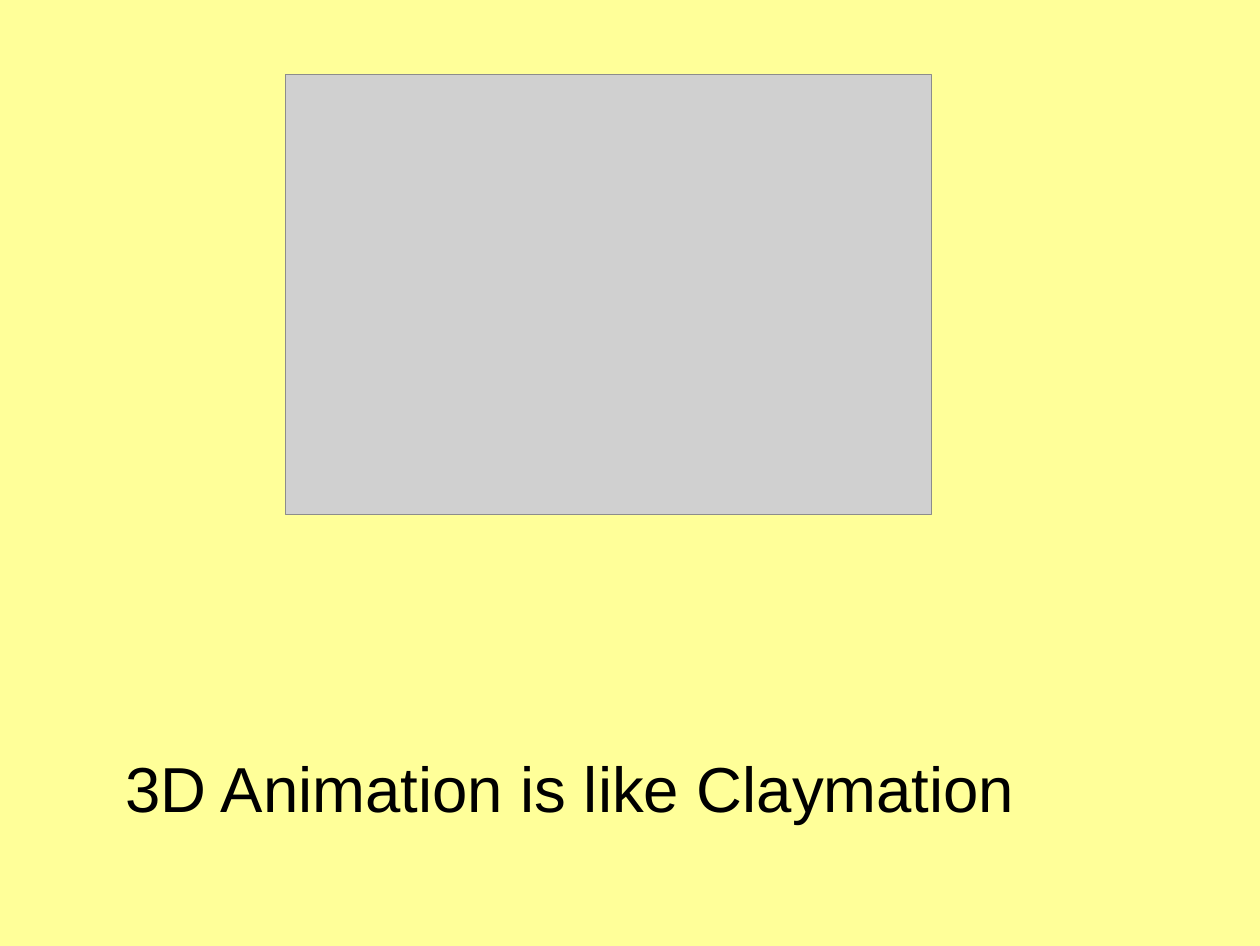
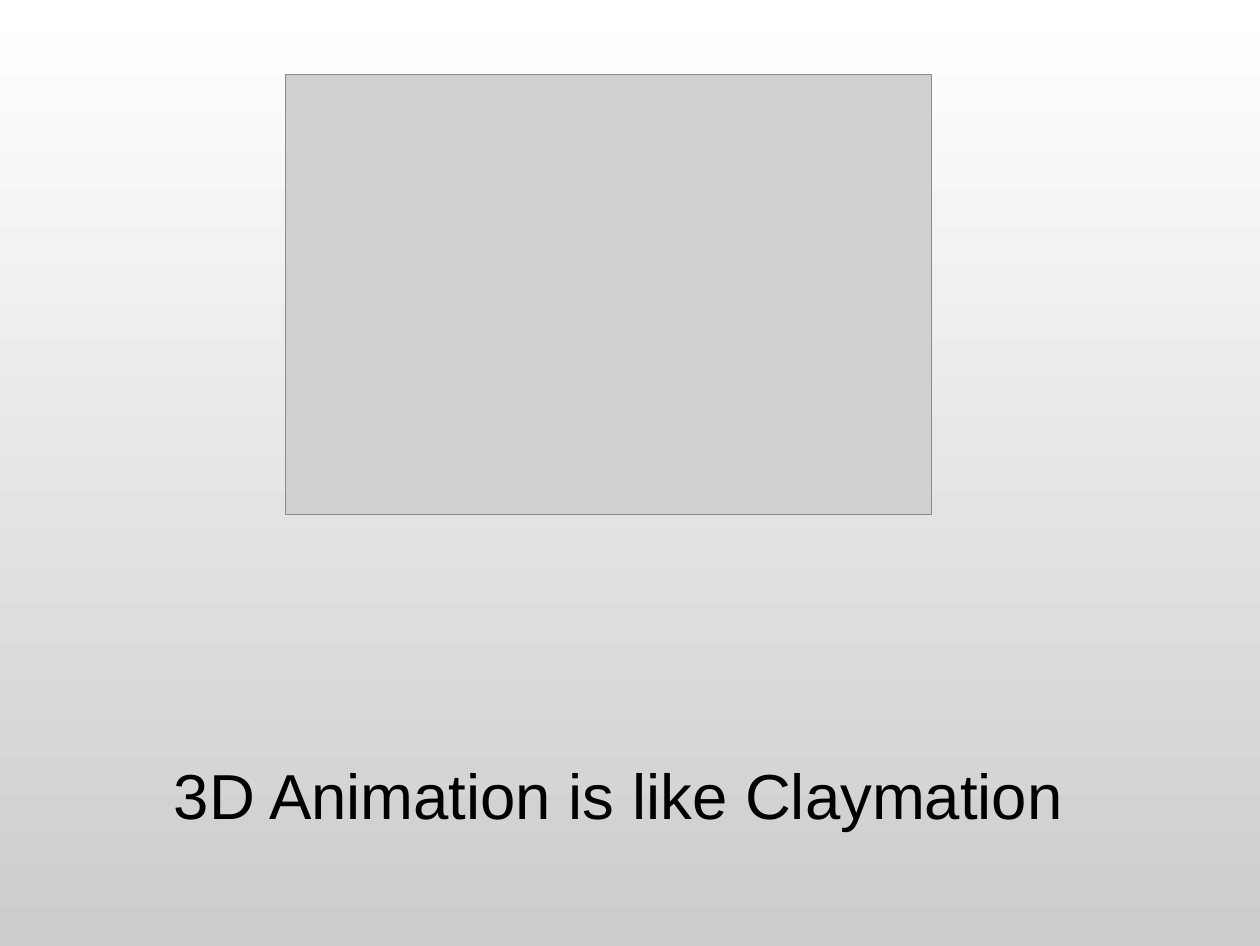
Before and after one commit to shegeek/teapots_can_fly, a slide deck: slide 3 of slides/teapots_can_fly-slides.odp. Drawn at 1260x946 pixels with LibreOffice and Linux fonts; fonts in the diff are those of the drawing; grey boxes stand for pictures. Boxes give left, top, right and bottom in pixels: in the first picture for what was removed or moved away, otherwise in the second. Text is boxed around its words. In the diff, an @@ line names an element or a change of style, - is before the commit and + after.

```diff
--- a/slides/teapots_can_fly-slides.odp
+++ b/slides/teapots_can_fly-slides.odp
@@ background #FFFF99 to gradient #FFFFFF to #CCCCCC @@
@@ text "3D Animation is like Claymation": place and size @@
-text "3D Animation is like Claymation" at [126,766,1014,824]
+text "3D Animation is like Claymation" at [174,773,1062,831]
```
Also in this commit, not shown: 28 other slides changed, 7 slides added, 7 slides removed, 6 other files.
